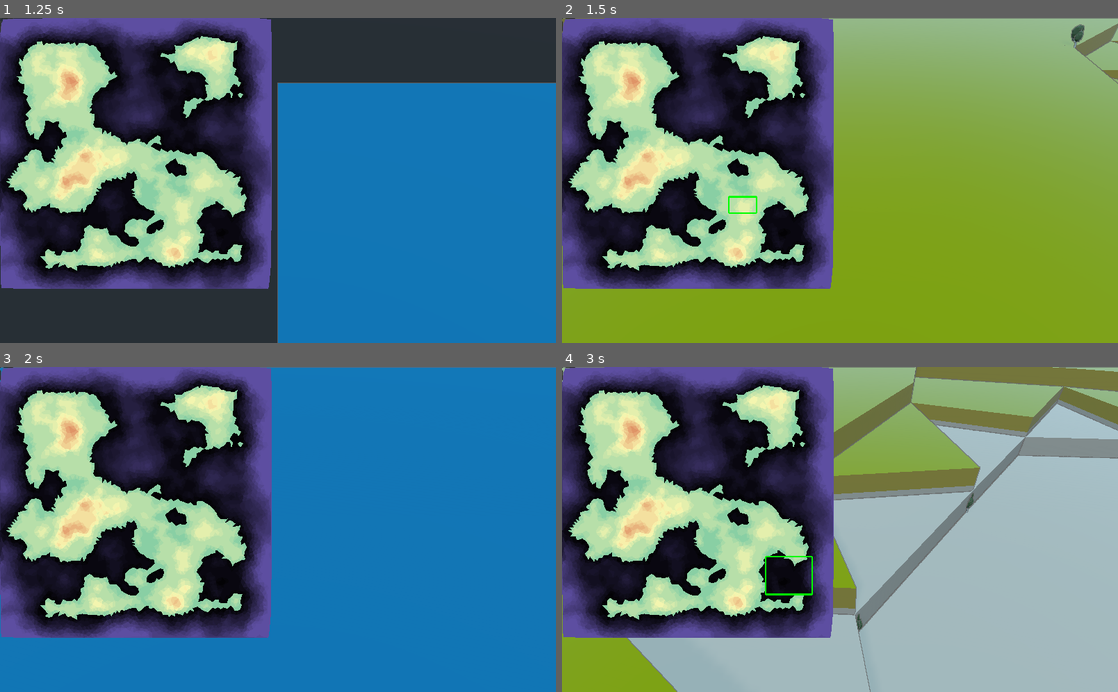
Above: before the commit, frames 1-4 (two rows, left to right).
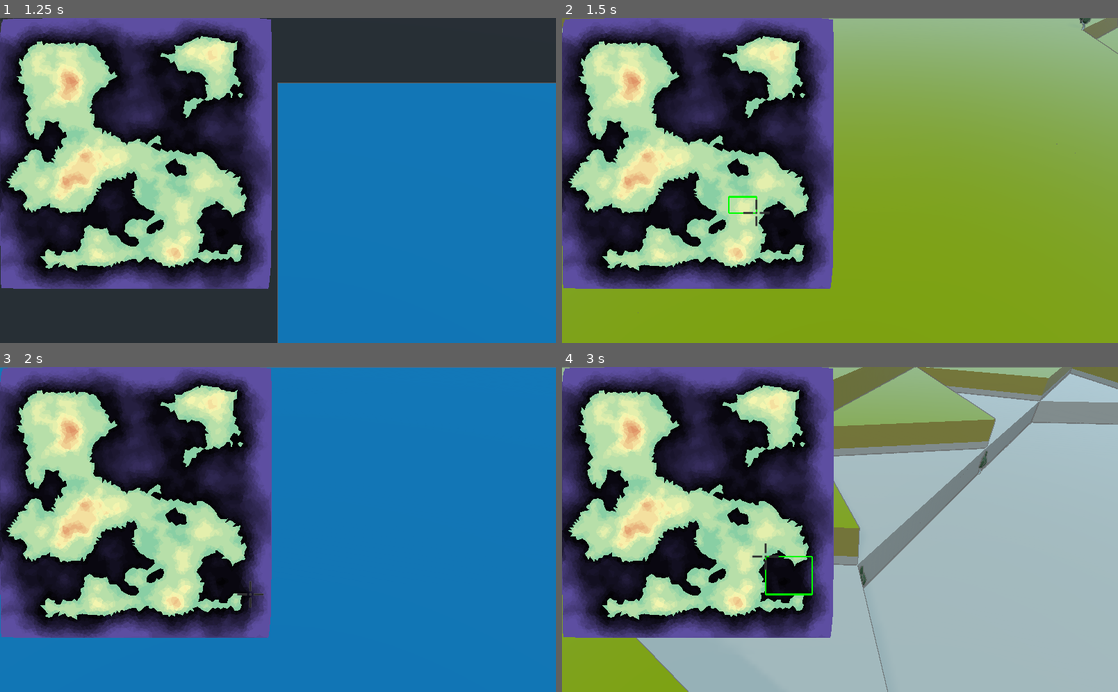
Above: after the commit, the same moments.

Repository: eriwyn/societer
Game: Godot game, scene res://world/game.tscn
Same seed, same stepped clock (60 frames per second), same inputs: the game is played once before the commit and once after it.
Inputs (mouse positions are in pixels of both pictures, inside the frame that each line leads up to):
- Up to frame 1 (1.25 s): tap Enter at 0.5 s; move the mouse to (400, 164) at 0.52 s; press the mouse at (400, 164) at 0.53 s
- Up to frame 2 (1.5 s): release the mouse at (962, 164) at 1.25 s; tap Space at 1.25 s; drag from (728, 196) to (812, 245) at 1.27 s
- Up to frame 3 (2 s): no input
- Up to frame 4 (3 s): tap Enter at 2 s; move the mouse to (895, 458) at 2.02 s; press the mouse at (895, 458) at 2.03 s; release the mouse at (895, 458) at 2.75 s; tap Space at 2.75 s; drag from (812, 594) to (673, 480) at 2.77 s

Frame 1 is identical in both runs. In frame 2, 0.7% of the frame differs, in the area x 0-100%, y 0-91%; in frame 3, less than 0.1%; in frame 4, 18%, in the area x 0-100%, y 0-100%.

Commit message:
Camera smooth

Diff:
--- a/utils/camera/CameraController.gd
+++ b/utils/camera/CameraController.gd
@@ -9,6 +9,7 @@
 }
 
 export(float,1,100) var movement_speed = 48
+export(float, 100, 10000) var up_speed = 800
 export(float,0.01,0.99) var movement_damping = 0.74
 export(float,0.01, 3.1415) var max_rotation = 1.2
 export(float,0.01, 3.1415) var min_rotation = 0.5
@@ -24,12 +25,12 @@
 export(float, 1,3) var zoom_sensibility = 1.4
 
 export(float, 1,3) var rotation_sensibility = 2.3
-export(float, 1.0, 10.0) var height = 5.0
+export(float, 1.0, 10.0) var height = 15.0
 
 var pitch : float
 var yaw : float
 var current_action = CAMERA_ACTIONS.MOVING
-var velocity : Vector2
+var velocity : Vector3
 
 func _ready():
 #	Input.set_mouse_mode(Input.MOUSE_MODE_CONFINED)
@@ -55,31 +56,41 @@
 		CAMERA_ACTIONS.MOVING:
 			#CAMERA MOVEMENT
 			velocity.x = clamp(velocity.x * movement_damping,-1.0,1.0)
+			velocity.z = clamp(velocity.z * movement_damping,-1.0,1.0)
+
+			# get velocity y giver the height of the floor
+			var space_state = get_world().direct_space_state
+			var result = space_state.intersect_ray(Vector3(global_transform.origin.x, 100, global_transform.origin.z), Vector3(global_transform.origin.x, 0, global_transform.origin.z))
+			if result:
+				var direction = 0
+				var difference = global_transform.origin.y - height - result.position.y
+				var vertical = range_lerp(abs(difference),0, 24*5,0.0,1.0)
+				if result.position.y > global_transform.origin.y - height:
+					direction = 1
+				elif result.position.y < global_transform.origin.y - height:
+					direction = -1
+				velocity.y = vertical * direction
+
 			velocity.y = clamp(velocity.y * movement_damping,-1.0,1.0)
 
-			if velocity != Vector2.ZERO:
+			if velocity != Vector3.ZERO:
 				move(velocity)
 
 
 func change_velocity(_velocity : Vector2):
-	velocity = _velocity
+	velocity.x = _velocity.x
+	velocity.z = _velocity.y
 
-func move(_velocity : Vector2):
+func move(_velocity : Vector3):
 	#Move along cameras X axis
 	global_transform.origin += global_transform.basis.x * velocity.x * movement_speed * get_process_delta_time()
+	#Move along camera Y axis
+	global_transform.origin += global_transform.basis.z * velocity.y * up_speed * get_process_delta_time()
 	#Calculate a forward camera direction that is perpendicular to the XZ plane
 	var forward = global_transform.basis.x.cross(Vector3.UP)
 	#Move the camera along that forward direction
-	global_transform.origin += forward * velocity.y * movement_speed * get_process_delta_time()
+	global_transform.origin += forward * velocity.z * movement_speed * get_process_delta_time()
 
-	var y_offset = 0
-	var space_state = get_world().direct_space_state
-	var result = space_state.intersect_ray(Vector3(global_transform.origin.x, 100, global_transform.origin.z), Vector3(global_transform.origin.x, 0, global_transform.origin.z))
-	if result:
-		y_offset = result.position.y
-	else:
-		y_offset = 0
-	global_transform.origin.y = max(15 + y_offset * 1.3, 10)
 
 	emit_signal("camera_moved", global_transform.origin)
 
@@ -109,10 +120,9 @@
 	rotation.x = pitch
 	rotation.y = yaw
 
-func _on_Map_map_clicked(position):
+func teleport(position):
 	global_transform.origin.x = position.x
 	global_transform.origin.z = position.y
-
 
 	var y_offset = 0
 	var space_state = get_world().direct_space_state
@@ -121,21 +131,11 @@
 		y_offset = result.position.y
 	else:
 		y_offset = 0
-	global_transform.origin.y = max(height + y_offset * 1.3, 30)
-	pass # Replace with function body.
+	global_transform.origin.y = height + y_offset
+
+func _on_Map_map_clicked(position):
+	teleport(position)
 
 
 func _on_World_character_created(position):
-	global_transform.origin.x = position.x
-	global_transform.origin.z = position.y
-
-
-	var y_offset = 0
-	var space_state = get_world().direct_space_state
-	var result = space_state.intersect_ray(Vector3(global_transform.origin.x, 100, global_transform.origin.z), Vector3(global_transform.origin.x, 0, global_transform.origin.z))
-	if result:
-		y_offset = result.position.y
-	else:
-		y_offset = 0
-	global_transform.origin.y = max(height + y_offset * 1.3, 30)
-	pass # Replace with function body.
+	teleport(position)
